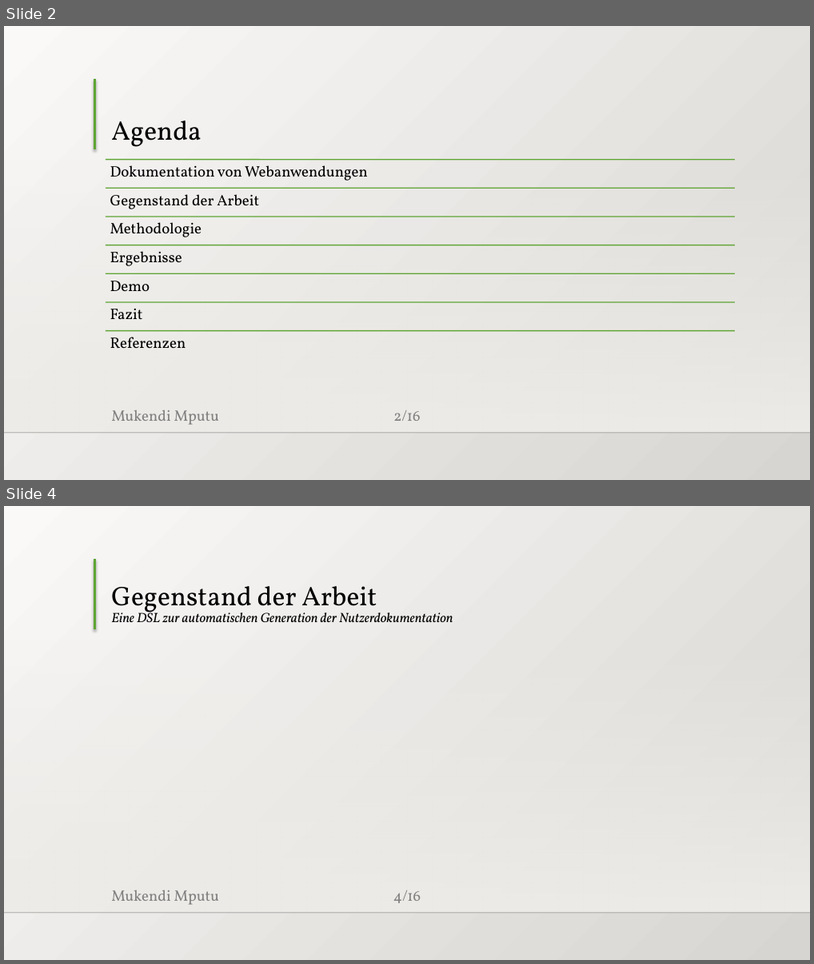
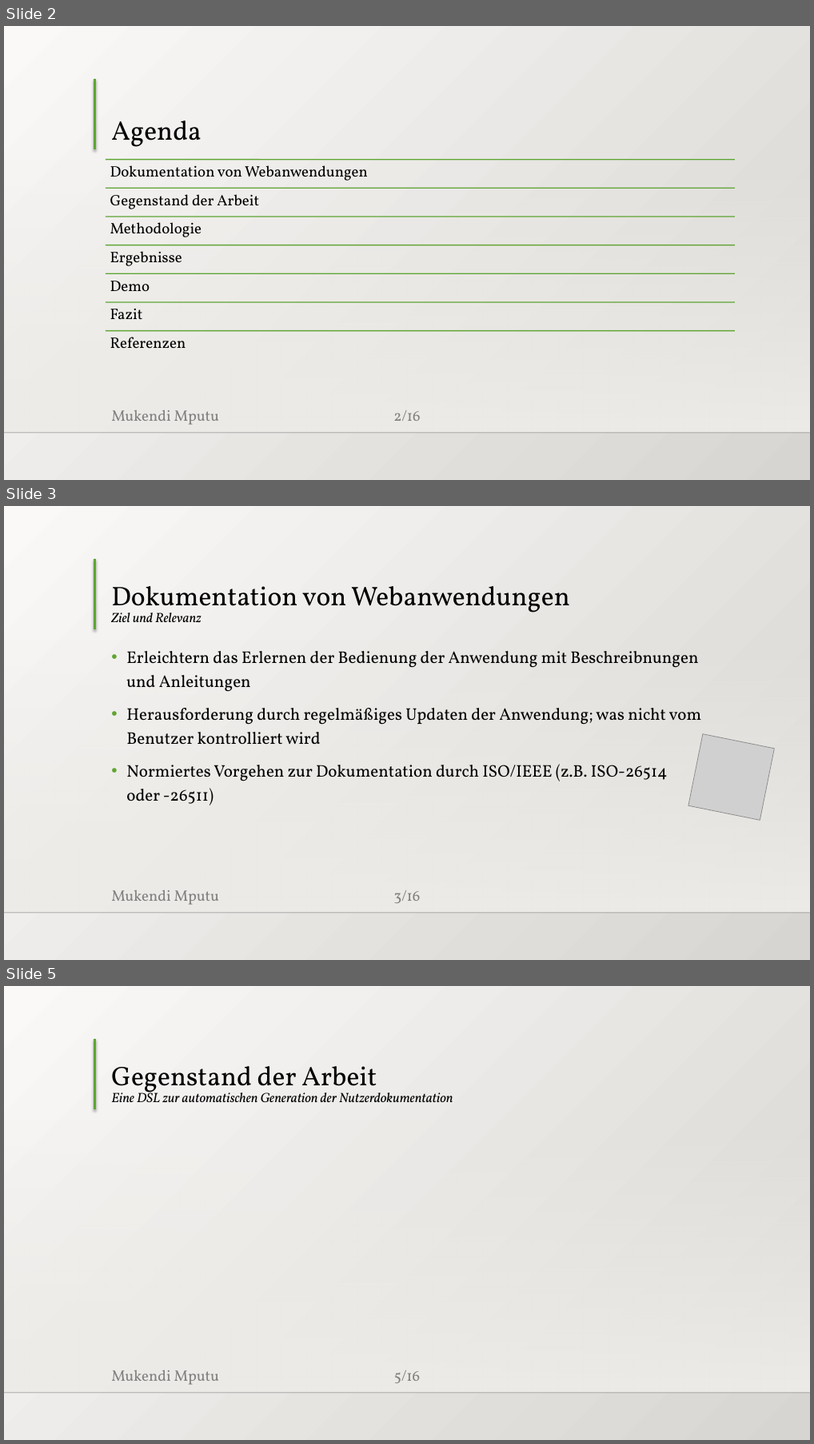
Before and after one commit to MukendiMputu/BachelorThesis, a slide deck: Abschlussvortrag.pptx. Shown one above the other, each under a label of ours: slides 2 and 4 before the commit, slides 2, 3 and 5 after it; the slides between them are not shown. The pictures are 814x964 and 814x1444 pixels, drawn with LibreOffice and Linux fonts; fonts in the diff are those of the drawing; grey boxes stand for pictures; background and template pictures are left out. Boxes give left, top, right and bottom in pixels: in the first picture for what was removed or moved away, otherwise in the second. Text is boxed around its words. In the diff, an @@ line names an element or a change of style, - is before the commit and + after.

Commit message:
updates presentation 💫

```diff
--- a/Abschlussvortrag.pptx
+++ b/Abschlussvortrag.pptx
@@ slide 3 added at box(4, 506, 810, 960), background gradient #FAFAF9 to #D7D5D2; not listed: 5 template elements that a slide beside it also shows @@
@@ title added at box(111, 586, 570, 622), 32 pt, text #000000 @@
+Dokumentation von Webanwendungen
+Ziel und Relevanz
@@ text added at box(126, 651, 702, 805), 20 pt, text #000000 @@
+• Erleichtern das Erlernen der Bedienung der Anwendung mit Beschreibnungen und Anleitungen
+• Herausforderung durch regelmäßiges Updaten der Anwendung; was nicht vom Benutzer kontrolliert wird
+• Normiertes Vorgehen zur Dokumentation durch ISO/IEEE (z.B. ISO-26514 oder -26511)
@@ picture added at box(689, 734, 775, 820) @@
@@ what was slide 4 is now slide 5 @@
@@ page number at box(394, 1370, 420, 1383): text changed @@
-4/16
+5/16
```
Also in this commit, not shown: 1 slide changed, 4 other files.
